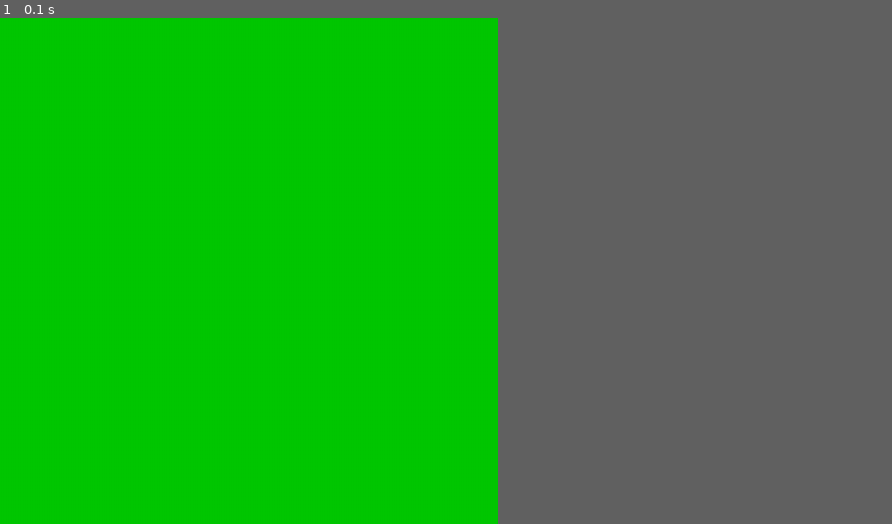
Above: before the commit, frame 1.
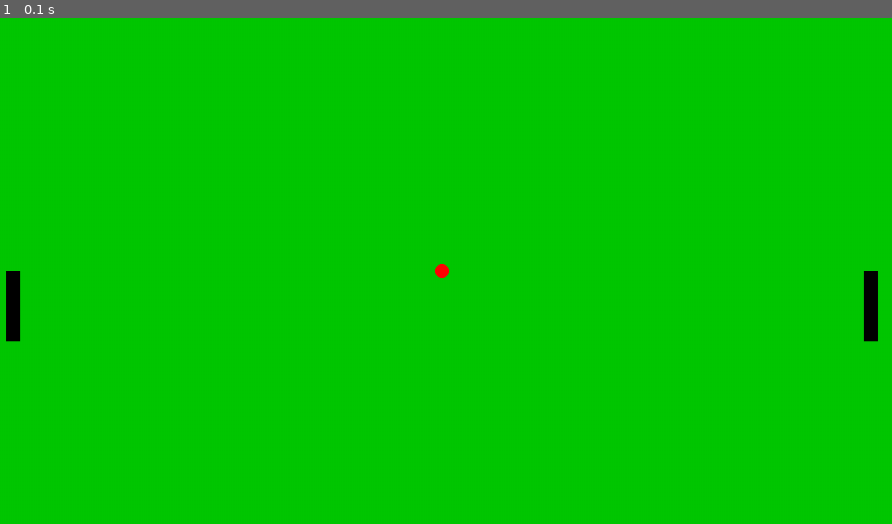
Above: after the commit, the same moment.

Repository: morbanaa/pong-pygame
Game: pygame game, started from main.py
Two runs of this game, one before a commit and one after it. Both use one fixed random seed, a clock stepped at 60 frames per second and the inputs below.
Inputs:
- Up to frame 1 (0.1 s): no input
In our replay, the window is 506x506 before the commit and 900x506 after it. These sizes can differ from the game's own. Grey fills any space a smaller window leaves; there, only what the larger window draws over its background counts as a difference.

The runs differ from the first frame. In frame 1, 0.5% of the frame differs, in the area x 0-99%, y 48-65%.

Commit message:
Created game objects p1 p2 and ball,now draws the game objects each frame at the correct starting point

Diff:
--- a/main.py
+++ b/main.py
@@ -1,4 +1,5 @@
 import pygame
+from classes import PlayerOne,PlayerTwo,Ball
 
 GAME_WIDTH = 1280
 GAME_HEIGHT = 720
@@ -6,26 +7,43 @@
 def main():
     # set up the window
     pygame.init()
-    screen = pygame.display.set_mode((GAME_HEIGHT,GAME_HEIGHT))
+    screen = pygame.display.set_mode((GAME_WIDTH,GAME_HEIGHT))
     pygame.display.set_caption("Pong!")
 
     # Create game objects
     clock = pygame.time.Clock()
+    player_one = PlayerOne(20,GAME_HEIGHT//2,5)
+    player_two = PlayerTwo(GAME_WIDTH - 40,GAME_HEIGHT//2,5)
+    ball = Ball(GAME_WIDTH//2,GAME_HEIGHT//2,3)
 
     running = True
     while running:
         clock.tick(60) # Game Runs at 60 FPS
 
+        ##############################################
         # Input
+        ##############################################
         for event in pygame.event.get():
             if event.type == pygame.QUIT:
                 running = False
 
+        ##############################################
         # Update
+        ##############################################
 
+        ##############################################
         # Draw
+        ##############################################
+        #Draw Background
         screen.fill((0,200,0))
-        pygame.display.update()
+        #Draw PlayerOne
+        pygame.draw.rect(screen,(0,0,0),(player_one.xpos,player_one.ypos,20,100))
+        #Draw PlayerTwo
+        pygame.draw.rect(screen,(0,0,0),(player_two.xpos,player_two.ypos,20,100))
+        #Draw Ball
+        pygame.draw.circle(screen,(255,0,0),(GAME_WIDTH//2,GAME_HEIGHT//2),10)
+
+        pygame.display.update() # Apply Changes
 
     # Closes out of window
     pygame.quit()
